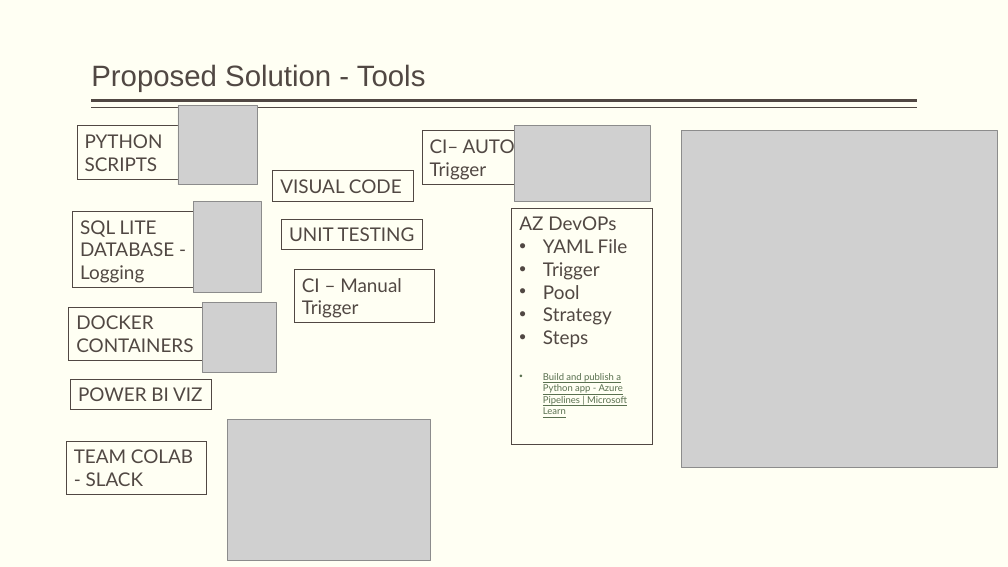
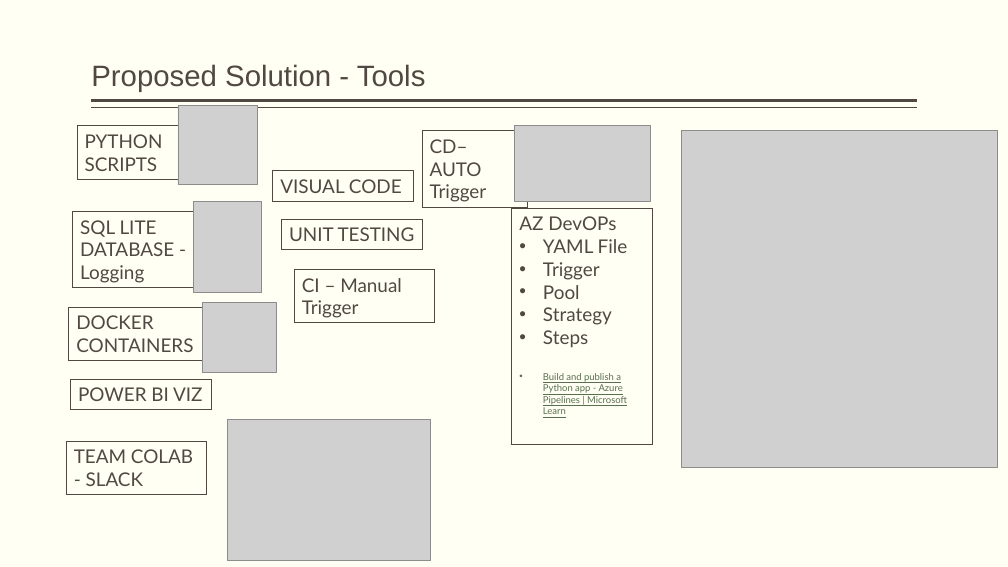
Before and after one commit to as-az01/QA-ProductDevDM05, a slide deck: slide 5 of LibrarySystemValidation.pptx. Drawn at 1008x567 pixels with LibreOffice and Linux fonts; fonts in the diff are those of the drawing; grey boxes stand for pictures. Boxes give left, top, right and bottom in pixels: in the first picture for what was removed or moved away, otherwise in the second. Text is boxed around its words. In the diff, an @@ line names an element or a change of style, - is before the commit and + after.

```diff
--- a/LibrarySystemValidation.pptx
+++ b/LibrarySystemValidation.pptx
@@ rectangle "CD– AUTO Trigger": place and size @@
-rectangle "CD– AUTO Trigger" at bbox=[422, 131, 527, 185]
+rectangle "CD– AUTO Trigger" at bbox=[422, 131, 527, 207]
@@ text in rectangle at bbox=[430, 139, 487, 202]: text changed @@
-CI– AUTO Trigger
+CD– AUTO Trigger
```
Also in this commit, not shown: 4 other slides changed.
